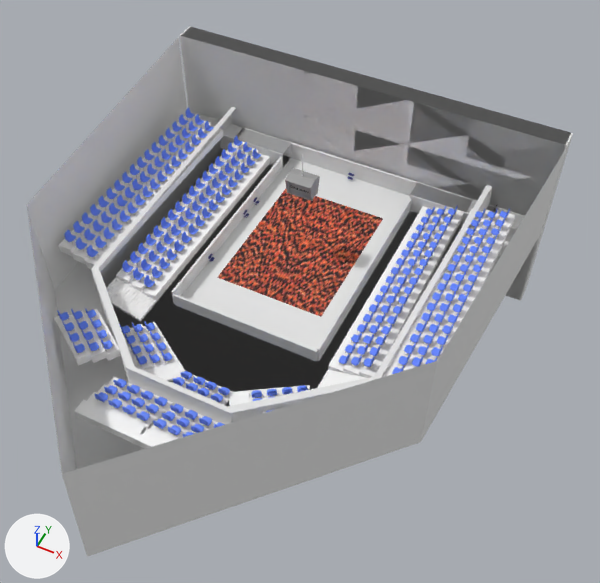
One commit to the FBX model Assets/Models/FBX of Battle Stadion/BallWars_stadium.fbx: the scene before it, then after it.
One viewpoint serves both versions: a camera (50 mm lens) standing at (28.1, -56.8, 63.8) and looking at (3.6, -7.9, 2.7). The axes (+X, +Y, +Z) are drawn at lower left. The lights are the same throughout. Where no turn or scale is listed for an object, it has been applied to the vertices. Vertices at the same position are counted once.

Objects in the first picture: 'arena', 'chair_audience_proxy', 'chair_audience_proxy.003', 'chair_audience_proxy.005', 'entrance', 'frontWall', 'frontWall_2', 'playFieldArea', 'scoreTable_proxy', 'scoreTable_proxy.2', 'sidewall', 'stair', 'stair.003', 'stair.005'.
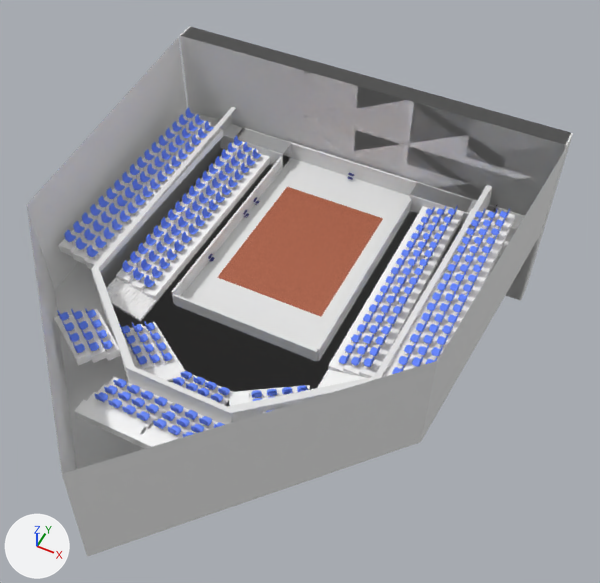
The change, as a list of edits to the scene's bpy script:
```text
Add img_hackplatz_tex_jpg:
    img_hackplatz_tex_jpg = load_image('hackplatz_tex.jpg', 'Texture/hackplatz_tex.jpg', 800, 524, 'sRGB')
Change mat_material_001:
    remove mat_material_001.base_color = (0.0, 0.0, 0.0)  # black #000000
    add mat_material_001.texture = img_hackplatz_tex_jpg
Change me_mesh_019:
    where me_mesh_019.from_pydata(...)  # 20 vertices, 12 faces; spans x -8.0..8.0, y -13.0..13.0, z 0.0
    used by ob_playfieldarea; location = (0.0, 0.0, 0.2)
    me_mesh_019 part 1: texture (UV) coordinates of 12 of 12 faces, centred in x -7.0..7.0, y -10.5..10.5, z 0.0, changed; they spanned u 0.0..1.0, v 0.13..0.84 and now span u -0.01..1.0, v 0.0..1.0
    remove me_mesh_019.materials.append(mat_material_005)  # picture img_tex_rubberplace_jpg
    add me_mesh_019.materials.append(mat_material_001)  # picture img_hackplatz_tex_jpg
Remove ob_cylinder:
    ob_cylinder = bpy.data.objects.new('Cylinder', me_cylinder)
    ob_cylinder.location = (0.0, -0.1, 10.7)
Remove ob_scoretable_proxy_2:
    ob_scoretable_proxy_2 = bpy.data.objects.new('scoreTable_proxy.2', me_cube)
    ob_scoretable_proxy_2.parent = ob_scoretable
    ob_scoretable_proxy_2.location = (0.0, 0.37, 9.055)
    ob_scoretable_proxy_2.rotation_euler = (0.292, 0.0, -3.142)  # degrees (17, 0, -180)
    ob_scoretable_proxy_2.scale = (1.4, 0.237, 1.0)
Remove ob_scoretable_proxy:
    ob_scoretable_proxy = bpy.data.objects.new('scoreTable_proxy', me_cube)
    ob_scoretable_proxy.parent = ob_scoretable
    ob_scoretable_proxy.location = (0.0, -0.658, 9.055)
    ob_scoretable_proxy.rotation_euler = (0.292, 0.0, 0.0)  # degrees (17, 0, 0)
    ob_scoretable_proxy.scale = (1.4, 0.237, 1.0)
```

What differs and where, as boxes (x1, y1, x2, y2) in the pictures (600 x 583 px):
'playFieldArea', surface changed, recoloured (red to brown)
    both: (218, 161, 385, 319)
'scoreTable_proxy', deleted
    before: (285, 172, 315, 201)
    faces in mat_material_002 (grey #9c9c9c): (285, 172, 315, 201)
'scoreTable_proxy.2', deleted
    before: (290, 168, 320, 196)
'Cylinder', deleted
    before: (302, 154, 303, 176)
part 1 of me_mesh_019, surface changed (red to brown)
    both: (181, 158, 410, 350)
